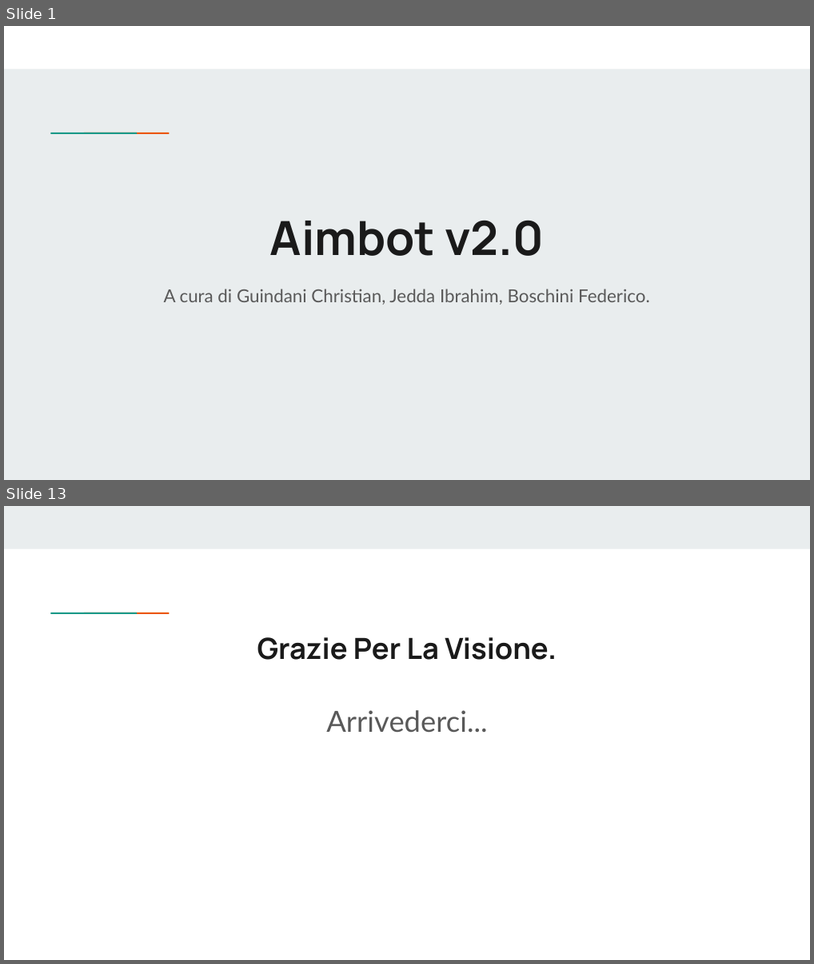
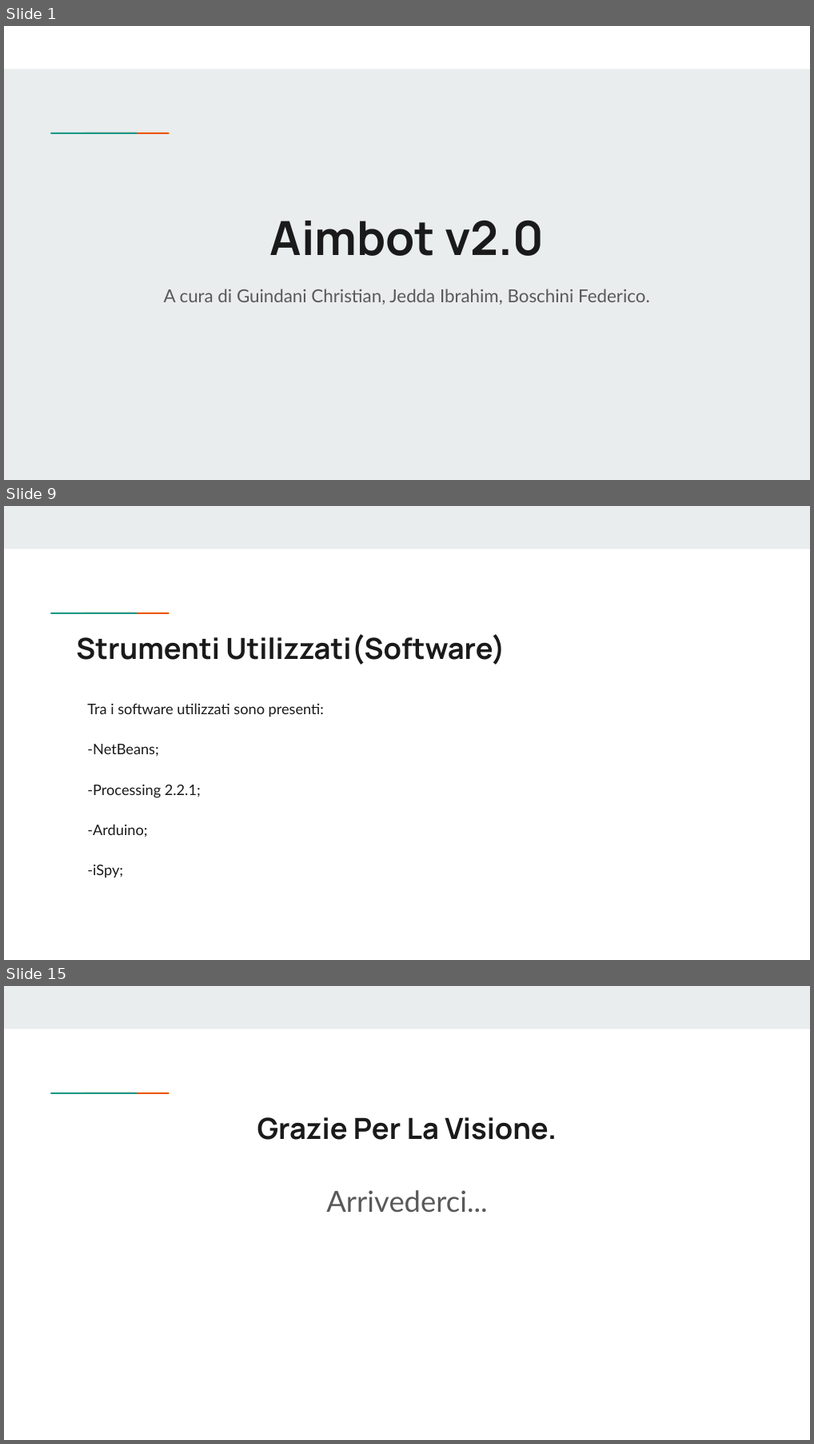
Before and after one commit to Sguinza/Progetto-Secondo-Quadrimestre, a slide deck: Presentazione Progetto (1).pptx. Shown one above the other, each under a label of ours: slides 1 and 13 before the commit, slides 1, 9 and 15 after it; the slides between them are not shown. The pictures are 814x964 and 814x1444 pixels, drawn with LibreOffice and Linux fonts; fonts in the diff are those of the drawing. Boxes give left, top, right and bottom in pixels: in the first picture for what was removed or moved away, otherwise in the second. Text is boxed around its words. In the diff, an @@ line names an element or a change of style, - is before the commit and + after.

```diff
--- a/Presentazione Progetto (1).pptx
+++ b/Presentazione Progetto (1).pptx
@@ slide 9 added at (x1=4, y1=506, x2=810, y2=960), background #FFFFFF; not listed: 3 template elements that a slide beside it also shows @@
@@ title added at (x1=76, y1=634, x2=506, y2=664), 26 pt, text #1A1A1A, bold @@
+Strumenti Utilizzati(Software)
@@ text added at (x1=87, y1=703, x2=324, y2=877), 13 pt, text #1A1A1A @@
+Tra i software utilizzati sono presenti:
+-NetBeans;
+-Processing 2.2.1;
+-Arduino;
+-iSpy;
@@ what was slide 13 is now slide 15 @@
```
Also in this commit, not shown: 8 slides changed, 4 other slides added, 3 slides removed.
